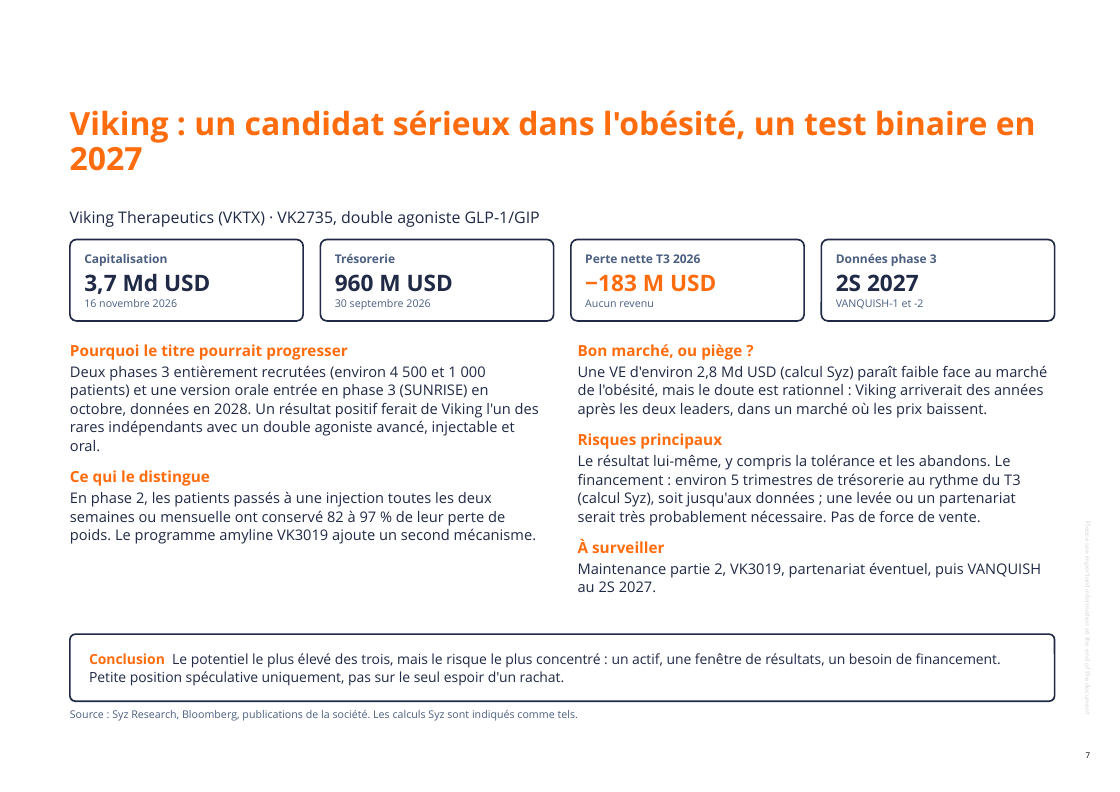
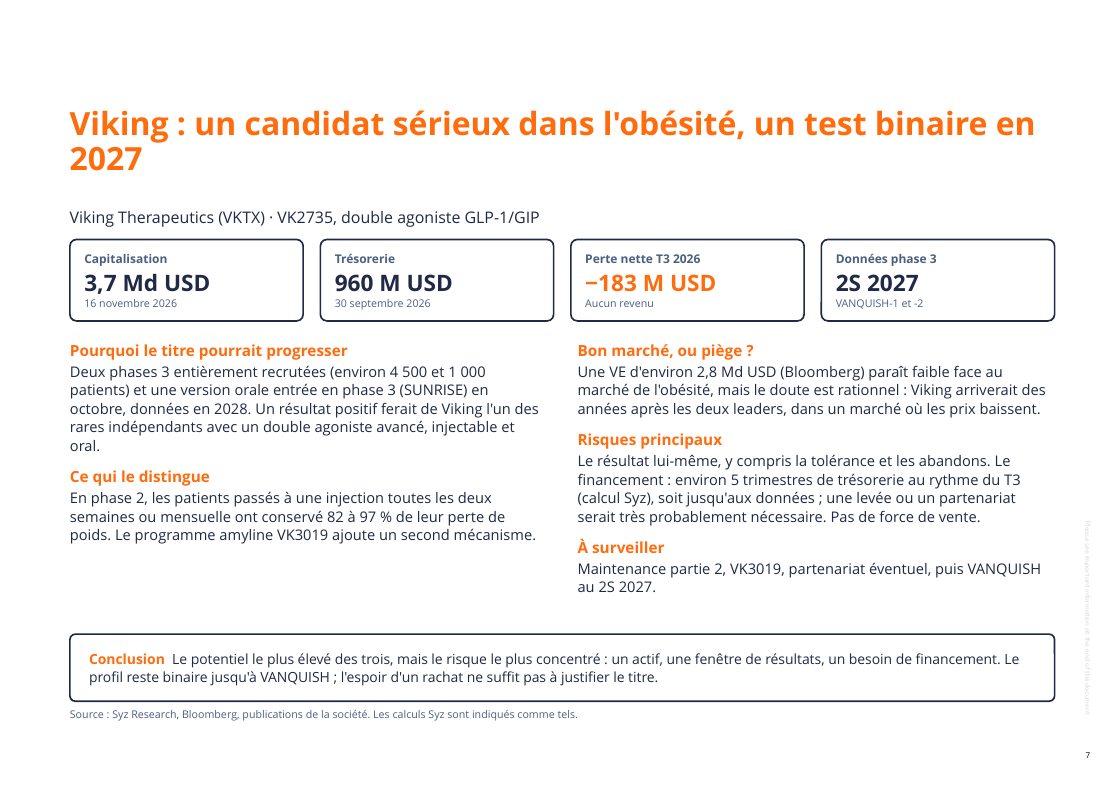
Before and after one commit to jb-db05/adhoc_Equity, a slide deck: slide 7 of notes/2026-11-16-biotech-vktx-imvt-incy/Syz_Biotech_US_lecture_fondamentale_2026-11-16.pptx. Drawn at 1120x792 pixels with LibreOffice and Linux fonts; fonts in the diff are those of the drawing; background and template pictures are left out. Boxes give left, top, right and bottom in pixels: in the first picture for what was removed or moved away, otherwise in the second. Text is boxed around its words. In the diff, an @@ line names an element or a change of style, - is before the commit and + after.

```diff
--- a/notes/2026-11-16-biotech-vktx-imvt-incy/Syz_Biotech_US_lecture_fondamentale_2026-11-16.pptx
+++ b/notes/2026-11-16-biotech-vktx-imvt-incy/Syz_Biotech_US_lecture_fondamentale_2026-11-16.pptx
@@ text at (578,366,1046,418): text changed @@
-Une VE d'environ 2,8 Md USD (calcul Syz) paraît faible face au marché de l'obésité, mais le doute est rationnel : Viking arriverait des années après les deux leaders, dans un marché où les prix baissent.
+Une VE d'environ 2,8 Md USD (Bloomberg) paraît faible face au marché de l'obésité, mais le doute est rationnel : Viking arriverait des années après les deux leaders, dans un marché où les prix baissent.
@@ text at (89,653,1019,686): text changed @@
-Conclusion Le potentiel le plus élevé des trois, mais le risque le plus concentré : un actif, une fenêtre de résultats, un besoin de financement. Petite position spéculative uniquement, pas sur le seul espoir d'un rachat.
+Conclusion Le potentiel le plus élevé des trois, mais le risque le plus concentré : un actif, une fenêtre de résultats, un besoin de financement. Le profil reste binaire jusqu'à VANQUISH ; l'espoir d'un rachat ne suffit pas à justifier le titre.
```
Also in this commit, not shown: 5 other slides changed, 9 other files.
